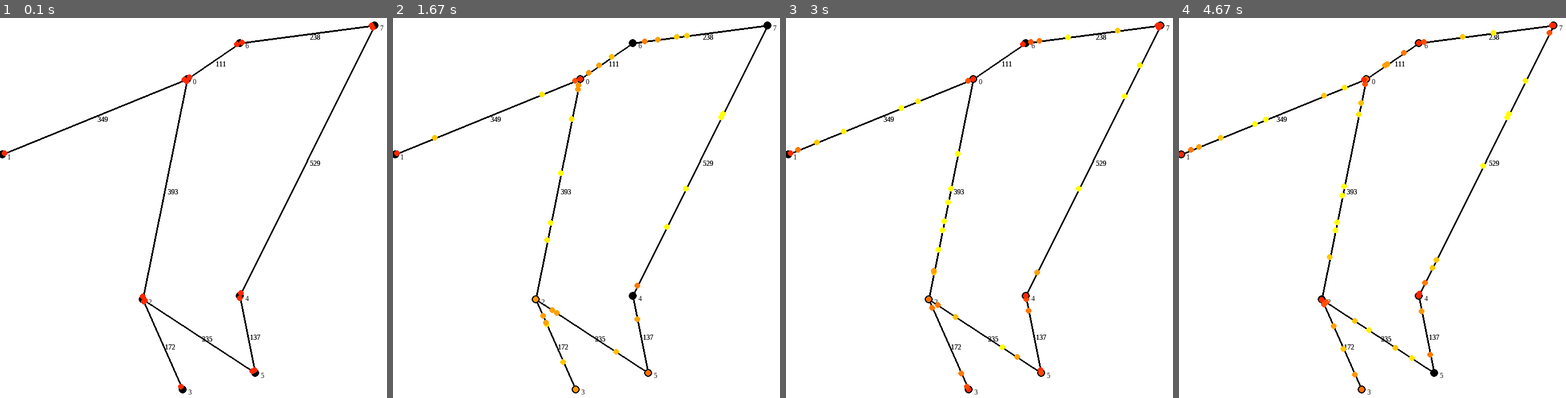
Above: before the commit, frames 1-4 (left to right).
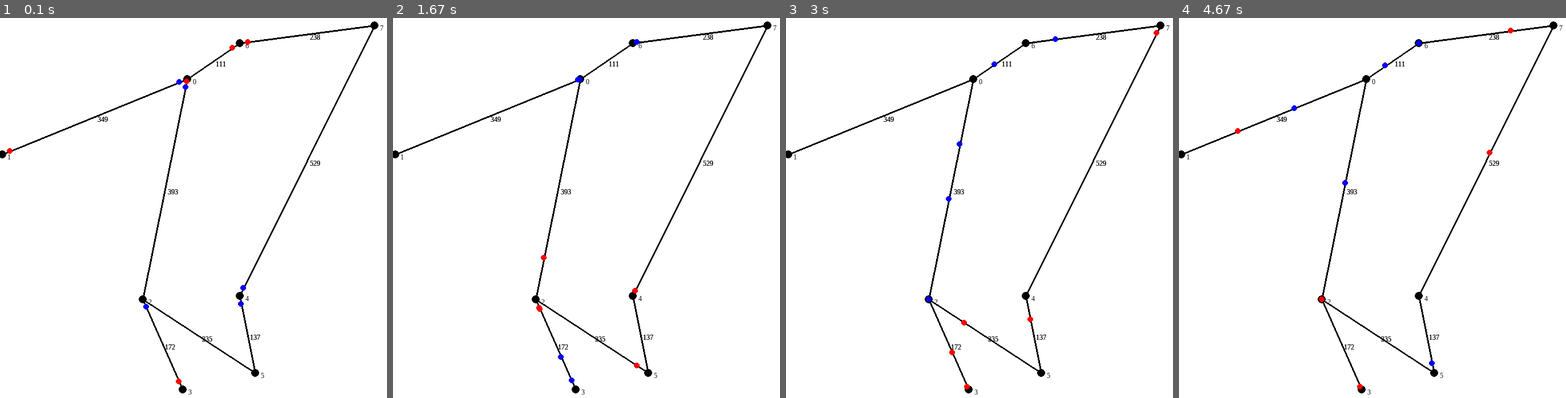
Above: after the commit, the same moments.

Repository: Ickaser/car-graph-viz
Game: pygame game, started from main_pygame.py
Two runs of this game, one before a commit and one after it. Both use one fixed random seed, a clock stepped at 60 frames per second and the inputs below.
Inputs:
- Up to frame 1 (0.1 s): no input
- Up to frame 2 (1.67 s): no input
- Up to frame 3 (3 s): no input
- Up to frame 4 (4.67 s): no input

The runs differ from the first frame. In frame 1, 0.4% of the frame differs, in the area x 0-98%, y 1-98%; in frame 2, 0.7%; in frame 3, 0.8%; in frame 4, 0.9%, in the area x 0-98%, y 1-99%.

Commit message:
Added basic lanes implementation
Lanes work as implemented; car behavior is far from perfect, especially when approaching nodes at the same time

Diff:
--- a/cars.py
+++ b/cars.py
@@ -30,6 +30,7 @@
         s = self
         s.graph = graph
         s.eqTol = eqTol
+        s.lanes = graph.lanes
 
 
         # store nodes, check direction of travel and set appropriate booleans
@@ -76,21 +77,23 @@
             s.yPos = int(prog * s.fromCoords[1] + (1-prog) * s.toCoords[1])
             s.coords = (s.xPos, s.yPos)
 
-        # if graph is weighted, add 1 to population on road
-        if s.graph.weighted:
-            graph.edges[(s.nodeFrom, s.nodeTo)]["population"][s.direction] += 1
+        # # if graph is weighted, add 1 to population on road
+        # if s.graph.weighted or s.lanes:
+        #     graph.edges[(s.nodeFrom, s.nodeTo)]["population"][s.direction].append(s)
 
         # vars to update always: atNode, dist, xPos, yPos, coords
         # vars to update at node change: fromCoords, toCoords, length, direction
 
 
+# equivalence operator: created a bug with the population list's remove method. Uncomment only
+# if you are ready to implement a different list removal method
     # equivalence operator (==)
     def __eq__(self, other):
 
         # Two positions are considered equal if they have the same direction, travel nodes, and are within eqTol of each other
         if self.direction == other.direction:
             if self.nodeFrom == other.nodeFrom and self.nodeTo == other.nodeTo:
-                if abs(self.dist - other.dist) <= eqTol:
+                if abs(self.dist - other.dist) <= self.eqTol:
                     return True
         # The following block would give equality of position if traveling in opposite directions at same place
         # else:
@@ -142,9 +145,9 @@
         if not self.atNode:
             raise ValueError("A car not at its destination node cannot change destination nodes")
 
-        # if using weighted graph behavior, update numbers of cars along street
-        if self.graph.weighted and self.nodeFrom != self.nodeTo:
-            self.graph.edges[(self.nodeFrom, self.nodeTo)]["population"][self.direction] -= 1
+        # # if using weighted graph behavior, update numbers of cars along street
+        # if self.graph.weighted and self.nodeFrom != self.nodeTo:
+        #     self.graph.edges[(self.nodeFrom, self.nodeTo)]["population"][self.direction].remove(self)
         self.nodeFrom = self.nodeTo
 
         self.__init__(self.graph, self.nodeTo, newNode, eqTol=self.eqTol)
@@ -164,6 +167,7 @@
     randomBehavior: Defaults to True. If false, should have goal. Not yet implemented.
     accel: sets an overall acceleration, which serves as base for car velocity
     pos: defaults to 0, not used. If is an instance of Position class and randomBehavior is False, should be a starting position.
+    Gets lanes property from graph's lanes property.
     """
     def __init__(self, graph, randomBehavior = True, accel = 5, pos = 0):
 
@@ -171,6 +175,8 @@
         self.randomBehavior = randomBehavior
         self.pos = pos
         self.accel = accel
+        self.lanes = self.graph.lanes
+        self.weighted = self.graph.weighted
 
         if not randomBehavior:
             # TODO
@@ -178,7 +184,15 @@
         else:
             startNode = np.random.randint(0, graph.size)
             self.pos = Position(self.graph, startNode, startNode)
+
+            # for purposes of population, needs to already be at an edge and fully initialized at edge. Copied from below
+            self.pos.changeNodes(np.random.choice(self.graph.nodes[self.pos.nodeTo]["connect"]))
+            self.speedLimit = self.graph.edges[(self.pos.nodeFrom, self.pos.nodeTo)]["speed"]
+            self.graph.edges[(self.pos.nodeFrom, self.pos.nodeTo)]["population"][self.pos.direction].append(self)
+
             self.velocity = 0
+
+
 
     def updatePosition(self):
         if not self.randomBehavior:
@@ -188,33 +202,82 @@
         # if at node, randomly select another node from the nodes connected to the current node and set as destination
         # also get speed limit info from graph, store that; end the method here
         if self.pos.atNode:
+            # remove self from old population list, if using weights or lanes
+            if self.weighted or self.lanes:
+                self.graph.edges[(self.pos.nodeFrom, self.pos.nodeTo)]["population"][self.pos.direction].remove(self)
+
             self.pos.changeNodes(np.random.choice(self.graph.nodes[self.pos.nodeTo]["connect"]))
+
+            # add self to new population list, if using weights or lanes
+            if self.weighted or self.lanes:
+                self.graph.edges[(self.pos.nodeFrom, self.pos.nodeTo)]["population"][self.pos.direction].append(self)
+
             self.speedLimit = self.graph.edges[(self.pos.nodeFrom, self.pos.nodeTo)]["speed"]
             return
 
         # along edge: update velocity, then move that far along edge
         # TODO: checking cars' positions amongst themselves
 
-        # distance required to decelerate completely
-        decelerate = self.accel * sum(range(int(self.velocity/self.accel+1)))
-
-        # if using weighted graph behavior, fetch weighted speed limit at each update
-        if self.graph.weighted:
-            self.speedLimit = self.graph.edges[(self.pos.nodeFrom, self.pos.nodeTo)]["weighted speed"][self.pos.direction]
-
-        # if car has room to decelerate later, accelerate up to speed limit
-        if self.pos.toNext > self.velocity + self.accel +  decelerate:
-            if self.velocity <= self.speedLimit - self.accel:
-                self.velocity += self.accel
-            elif self.velocity < self.speedLimit:
-                self.velocity = self.speedLimit
-
-        # if car is approaching node, begin decelerating
-        elif self.pos.toNext <= decelerate:
-            self.velocity -= self.accel
-        # if car is close, but going very slow, set velocity to 5
-        if self.pos.toNext <= 10 and self.velocity < 5:
-            self.velocity = 5
+
+        # To update velocity, there are two methods: with and without lanes implementation
+        # Acceleration handling: with collision avoidance
+        if self.lanes:
+            # Get list of other cars on edge
+            otherCars = self.graph.edges[(self.pos.nodeFrom, self.pos.nodeTo)]["population"][self.pos.direction]
+
+            # Find the nearest car ahead, if there is one
+            carAhead = False
+            for car in otherCars:
+                # if no cars found ahead yet, but car is ahead:
+                if carAhead == False and car.pos.toNext < self.pos.toNext:
+                    # call it the next car, and note that there is one
+                    nextCar = car
+                    carAhead = True
+                # if the car being examined is closer than the current nextCar, replace the current with the new
+                elif self.pos.toNext > car.pos.toNext and car.pos.toNext > nextCar.pos.toNext:
+                    nextCar = car
+
+            # if a car is found ahead on the road, compute an appropriate velocity adjustment
+            if carAhead:
+                veloDiff = nextCar.velocity - self.velocity
+    # MAGIC NUMBER WARNING
+                distDiff = nextCar.pos.toNext - self.pos.toNext - 5 # MAGIC NUMBER TODO
+    # MAGIC NUMBER WARNING
+                decelDist = self.accel * sum(range(int(nextCar.velocity/self.accel), int(self.velocity/self.accel))) # removed +1 on second int
+
+                if veloDiff > self.accel:
+                    self.velocity += self.accel
+                elif veloDiff < self.accel and veloDiff > 0:
+                    self.velocity += veloDiff
+                elif veloDiff < 0 and distDiff <= decelDist:
+                    self.velocity -= self.accel
+                elif veloDiff < 0 and distDiff > decelDist:
+                    self.velocity += self.accel
+
+
+        # Acceleration handling: calculate to next node (either no lanes, or no cars ahead)
+        if not self.lanes or not carAhead:
+
+            # distance required to decelerate completely
+            decelDist = self.accel * sum(range(int(self.velocity/self.accel+1)))
+
+            # if using weighted graph behavior, fetch weighted speed limit at each update
+            if self.graph.weighted:
+                self.speedLimit = self.graph.edges[(self.pos.nodeFrom, self.pos.nodeTo)]["weighted speed"][self.pos.direction]
+
+            # if car has room to decelerate later, accelerate up to speed limit
+            if self.pos.toNext > self.velocity + self.accel +  decelDist:
+                if self.velocity <= self.speedLimit - self.accel:
+                    self.velocity += self.accel
+                elif self.velocity < self.speedLimit:
+                    self.velocity = self.speedLimit
+
+            # if car is approaching node, begin decelerating
+            elif self.pos.toNext <= decelDist:
+                self.velocity -= self.accel
+            # if car is close, but going very slow, set velocity to 5
+            if self.pos.toNext <= 10 and self.velocity < 5:
+                self.velocity = 5
 
         # travel along edge
         self.pos.update(self.velocity)
--- a/graphGen.py
+++ b/graphGen.py
@@ -11,11 +11,11 @@
     nodes: number of nodes on the graph (required, as currently implemented) \n
     xml: defaults to False. If True, imports graph structure from xml file (not yet implemented). \n
     weighted: defaults to False. If True, interacts with Position class in cars.py to keep track of number of cars
-    along given edge of the graph, taking direction into account as well
+    lanes: defaults to False. If True, interacts with Position class to keep track of cars
     """
 
 
-    def __init__(self, nodes, xml = False, weighted = False):
+    def __init__(self, nodes, xml = False, weighted = False, lanes = False):
         # create a list, with an empty dict for each node
         if xml:
             #do something else to import information from xml
@@ -26,6 +26,7 @@
         self.edges = {}
 
         self.weighted = weighted
+        self.lanes = lanes
 
 
     def connect(self, point1, point2):
@@ -56,8 +57,8 @@
             # if using weighted behavior, set an attribute of dictionary for tracking number of cars on street
             # list has two items: one for each direction on the edge
 
-            if self.weighted:
-                self.edges[nodeNumsUp]["population"] = [0, 0]
+            if self.weighted or self.lanes:
+                self.edges[nodeNumsUp]["population"] = [[], []]
 
 
         # edge structure: dict of dicts, first is keyed by connected nodes and second is keyed by attributes of edge
@@ -143,7 +144,7 @@
             raise ValueError("Only call updateWeights if using weighted behavior.")
         for i in self.edges.keys():
             for d in (0, 1):
-                if self.edges[i]["population"][d] > self.edges[i]["capacity"]:
-                    self.edges[i]["weighted speed"][d] = self.edges[i]["speed"] - 5 * (self.edges[i]["population"][d] - self.edges[i]["capacity"])
+                if len(self.edges[i]["population"][d]) > self.edges[i]["capacity"]:
+                    self.edges[i]["weighted speed"][d] = self.edges[i]["speed"] - 5 * (len(self.edges[i]["population"][d]) - self.edges[i]["capacity"])
                     if self.edges[i]["weighted speed"][d] < 5:
                         self.edges[i]["weighted speed"][d] = 5
--- a/main_pygame.py
+++ b/main_pygame.py
@@ -4,6 +4,10 @@
 import pygame.freetype
 import graphGen
 import cars
+from numpy.random import randint
+
+# Currently: running with lanes, randomly generated graph with 8 nodes
+# Color of car dots is half blue and half red
 
 def main():
 
@@ -11,13 +15,15 @@
     # gets used in a number of functions, as it turns out
     size = (800, 800)
     # configurable values used when generating cars
-    carsNum = 60
+    carsNum = 10
     stepsNum = 1
     carAccel = 5
+    lanes = True
+    weights = False
 
     start_pygame()
 
-    graph = graphGen.Graph(8, weighted=True)
+    graph = graphGen.Graph(8, weighted=weights, lanes = lanes)
     graph_init(graph, size)
 
     #create cars: random style
@@ -135,8 +141,8 @@
 
     # Draw cars to the screen
     # Keeps a list of areas of the screen which have been updated
-    for car in carList:
-        dirtyRects.append(pygame.draw.circle(screenObj, pygame.Color(255, car.velocity*8 if car.velocity*8 < 255 else 255, 0, 255), car.pos.coords, 5))
+    for i, car in enumerate(carList):
+        dirtyRects.append(pygame.draw.circle(screenObj, pygame.Color("red" if i % 2 else "blue"), car.pos.coords, 5))
 
 
     # update the parts of the screen which have changed
Not shown, changed: README.md
